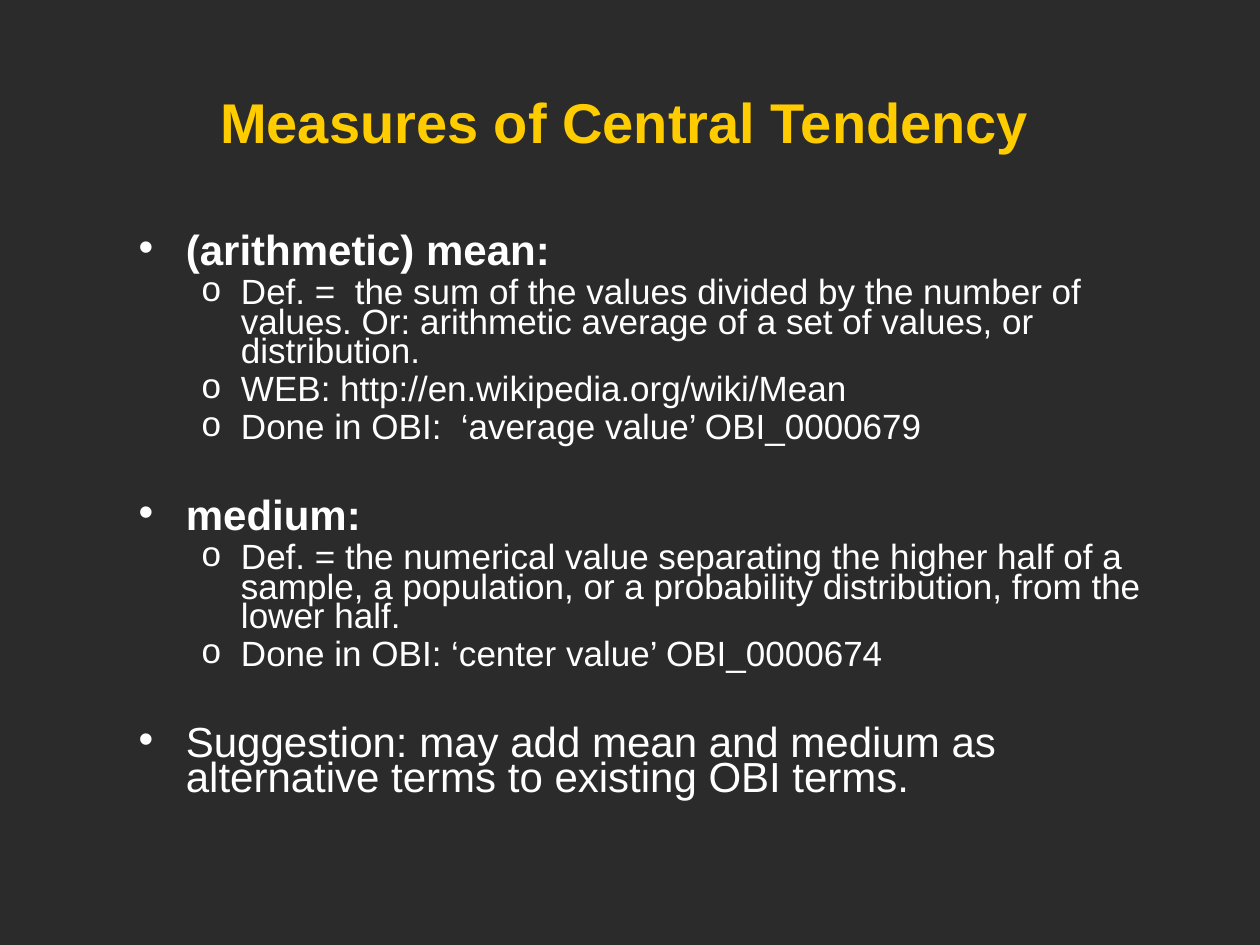
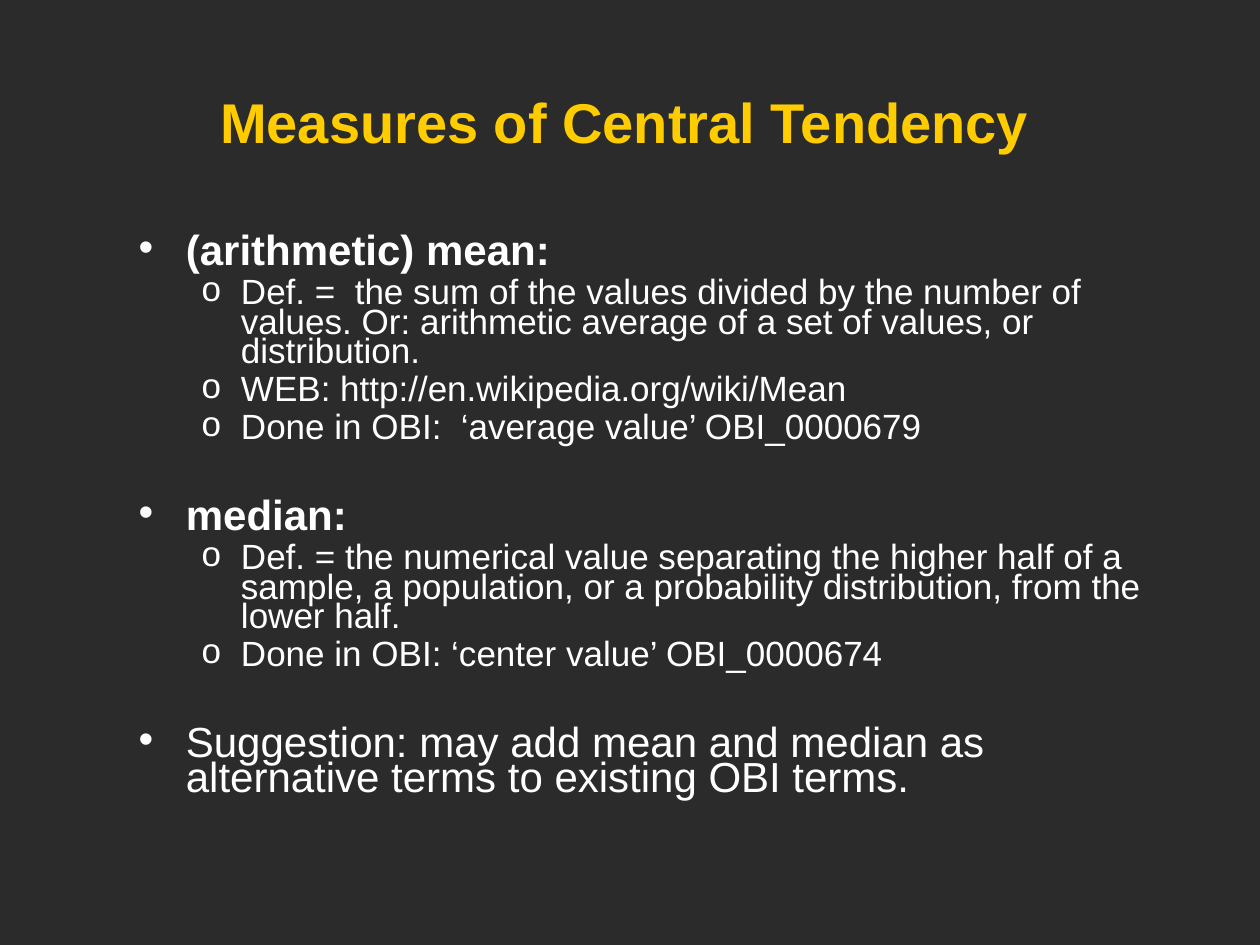
Before and after one commit to obi-ontology/obi-legacy-svn, a slide deck: slide 5 of trunk/docs/presentations/OBI workshop May 2012 Ann Arbor/OBI Statistics/Statistics_OBI_He.ppt. Drawn at 1260x945 pixels with LibreOffice and Linux fonts; fonts in the diff are those of the drawing; background and template pictures are left out; a plain dark background stands for a picture behind light text. Boxes give left, top, right and bottom in pixels: in the first picture for what was removed or moved away, otherwise in the second. Text is boxed around its words. In the diff, an @@ line names an element or a change of style, - is before the commit and + after.

Commit message:
corrected a typo.

```diff
--- a/trunk/docs/presentations/OBI workshop May 2012 Ann Arbor/OBI Statistics/Statistics_OBI_He.ppt
+++ b/trunk/docs/presentations/OBI workshop May 2012 Ann Arbor/OBI Statistics/Statistics_OBI_He.ppt
@@ text at (186, 499, 347, 531): text changed @@
-• medium:
+• median:
@@ text at (186, 726, 984, 800): text changed @@
-• Suggestion: may add mean and medium as alternative terms to existing OBI terms.
+• Suggestion: may add mean and median as alternative terms to existing OBI terms.
```
